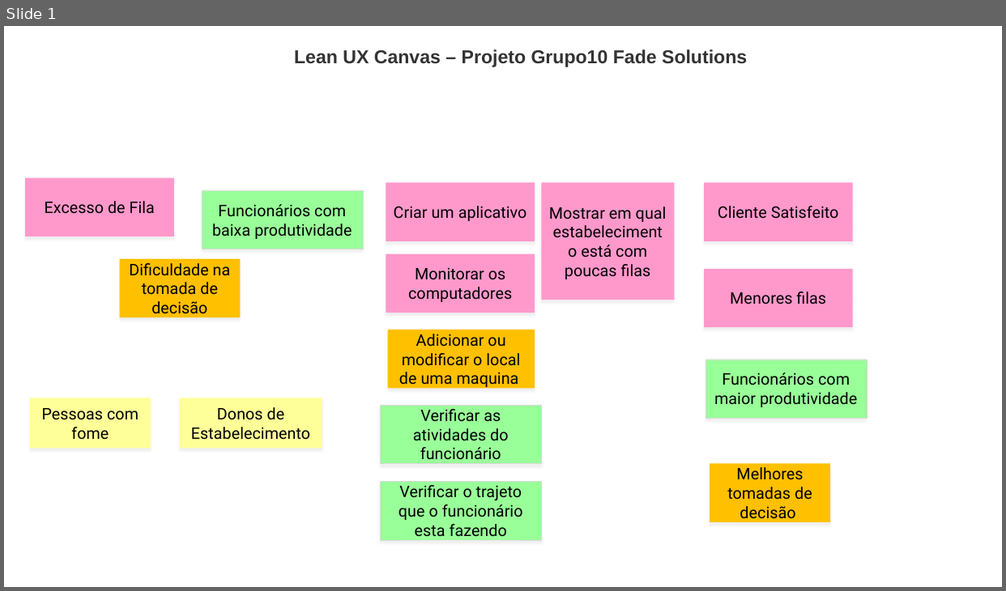
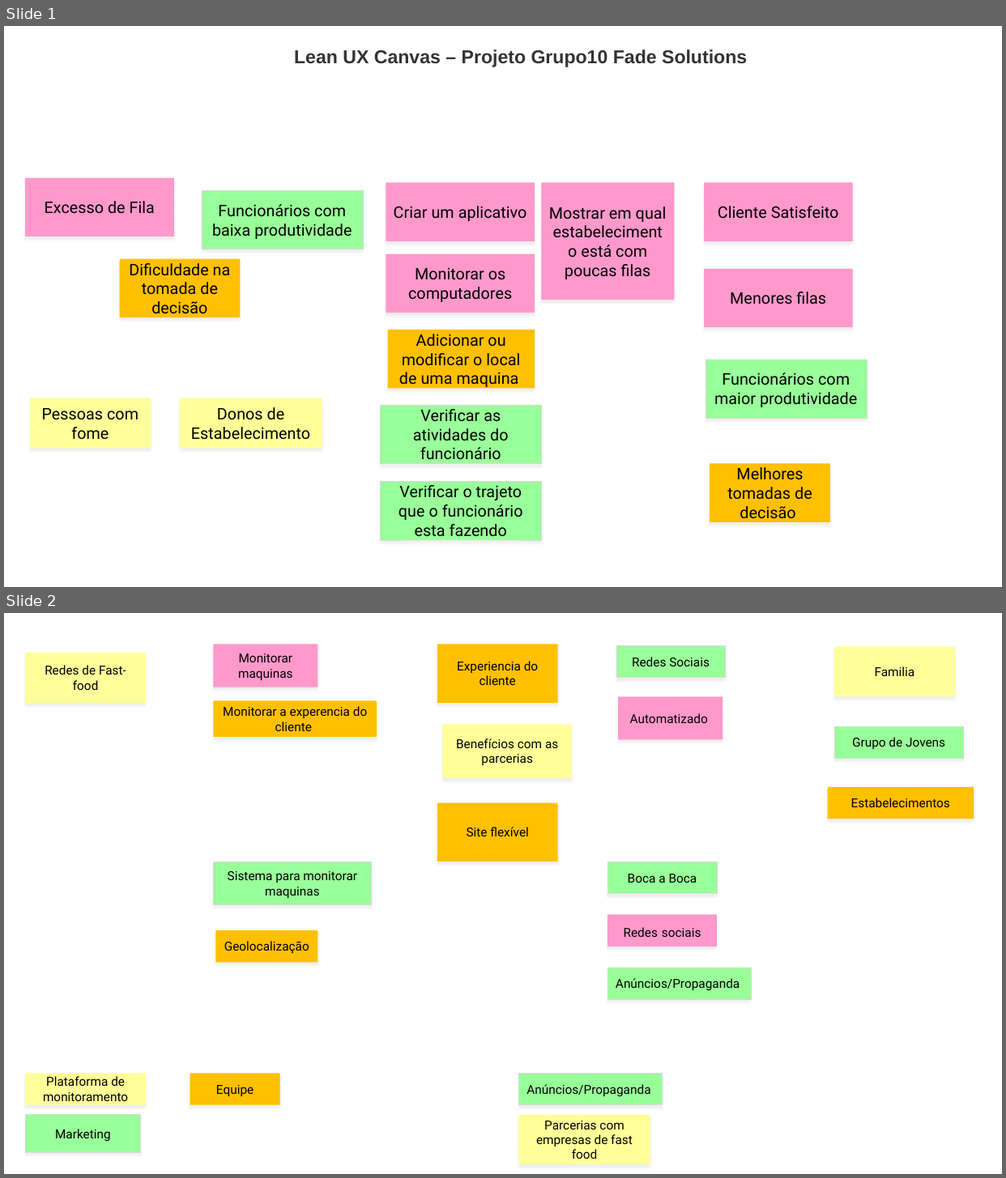
Before and after one commit to sergioetrindade/GRUPO-10-2ADSA, a slide deck: Documentação/Canvas Fade Solutions.pptx. Shown one above the other, each under a label of ours: slide 1 before the commit, slides 1 and 2 after it. The pictures are 1006x591 and 1006x1178 pixels, drawn with LibreOffice and Linux fonts; fonts in the diff are those of the drawing; background and template pictures are left out. Boxes give left, top, right and bottom in pixels: in the first picture for what was removed or moved away, otherwise in the second. Text is boxed around its words. In the diff, an @@ line names an element or a change of style, - is before the commit and + after.

```diff
--- a/Documentação/Canvas Fade Solutions.pptx
+++ b/Documentação/Canvas Fade Solutions.pptx
@@ slide 2 added at [4, 613, 1002, 1174], background picture (left out) @@
@@ rectangle added at [25, 653, 146, 703], fill #FFFF99, 12 pt, text #000000 @@
+Redes de Fast-food
@@ rectangle added at [214, 644, 318, 687], fill #FF99CC, 12 pt, text #000000 @@
+Monitorar maquinas
@@ rectangle added at [437, 644, 558, 702], fill #FFC000, 12 pt, text #000000 @@
+Experiencia do cliente
@@ rectangle added at [616, 646, 726, 678], fill #99FF99, outline #D9D9D9 0.25 pt, 12 pt, text #000000 @@
+Redes Sociais
@@ rectangle added at [834, 647, 955, 697], fill #FFFF99, 12 pt, text #000000 @@
+Familia
@@ rectangle added at [214, 700, 377, 736], fill #FFC000, 12 pt, text #000000 @@
+Monitorar a experencia do cliente
@@ rectangle added at [619, 697, 723, 740], fill #FF99CC, 12 pt, text #000000 @@
+Automatizado
@@ rectangle added at [443, 725, 572, 778], fill #FFFF99, 12 pt, text #000000 @@
+Benefícios com as parcerias
@@ rectangle added at [834, 726, 964, 759], fill #99FF99, outline #D9D9D9 0.25 pt, 12 pt, text #000000 @@
+Grupo de Jovens
@@ rectangle added at [437, 803, 558, 862], fill #FFC000, 12 pt, text #000000 @@
+Site flexível
@@ rectangle added at [828, 787, 974, 820], fill #FFC000, 12 pt, text #000000 @@
+Estabelecimentos
@@ rectangle added at [214, 862, 372, 905], fill #99FF99, outline #D9D9D9 0.25 pt, 12 pt, text #000000 @@
+Sistema para monitorar maquinas
@@ rectangle added at [608, 862, 718, 894], fill #99FF99, outline #D9D9D9 0.25 pt, 12 pt, text #000000 @@
+Boca a Boca
@@ rectangle added at [608, 914, 718, 947], fill #FF99CC, 12 pt, text #000000 @@
+Redes sociais
@@ rectangle added at [216, 931, 317, 963], fill #FFC000, 12 pt, text #000000 @@
+Geolocalização
@@ rectangle added at [608, 968, 752, 1000], fill #99FF99, outline #D9D9D9 0.25 pt, 12 pt, text #000000 @@
+Anúncios/Propaganda
@@ rectangle added at [25, 1073, 146, 1105], fill #FFFF99, 12 pt, text #000000 @@
+Plataforma de monitoramento
@@ rectangle added at [189, 1073, 279, 1105], fill #FFC000, 12 pt, text #000000 @@
+Equipe
@@ rectangle added at [519, 1073, 663, 1105], fill #99FF99, outline #D9D9D9 0.25 pt, 12 pt, text #000000 @@
+Anúncios/Propaganda
@@ rectangle added at [25, 1115, 140, 1152], fill #99FF99, outline #D9D9D9 0.25 pt, 12 pt, text #000000 @@
+Marketing
@@ rectangle added at [519, 1115, 651, 1165], fill #FFFF99, 12 pt, text #000000 @@
+Parcerias com empresas de fast food
```
Also in this commit, not shown: 1 other file.
